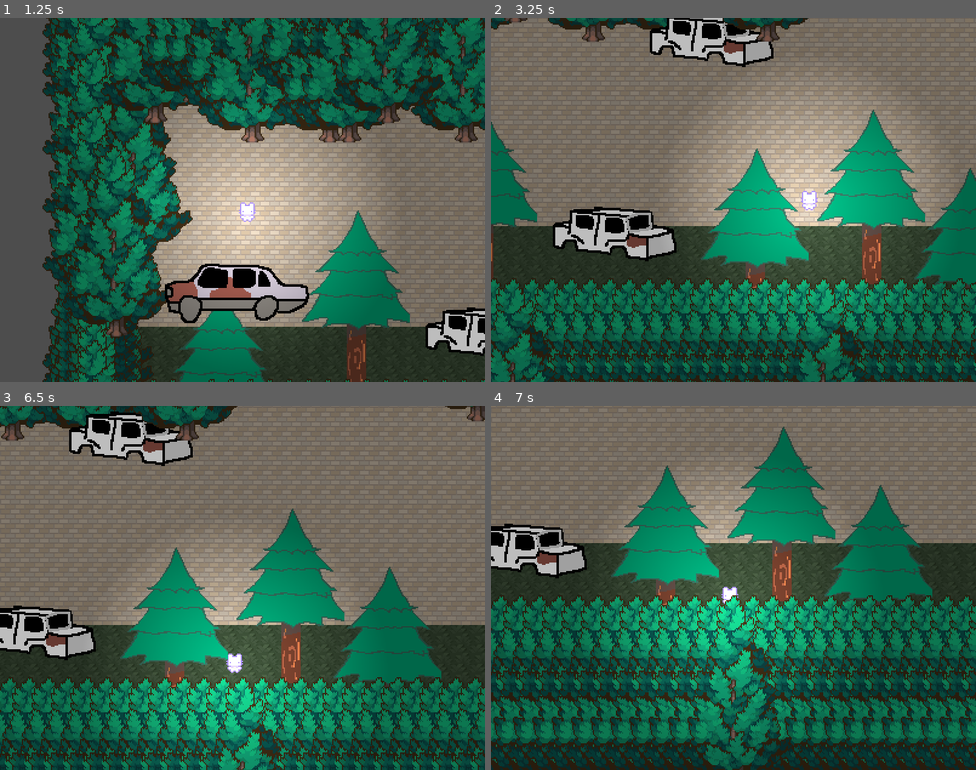
Above: before the commit, frames 1-4 (two rows, left to right).
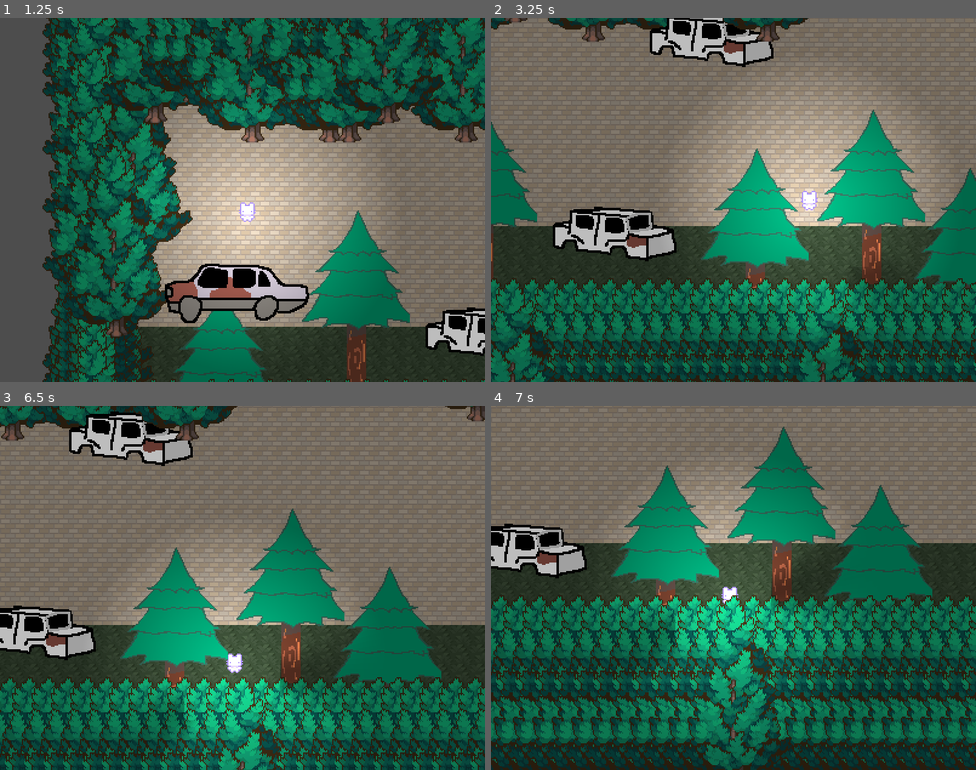
Above: after the commit, the same moments.

Repository: alezuuBytes/GITW-Game
Game: Godot game, scene res://Escenas/menu.tscn
The game is run twice, just before and just after one commit, with the same random seed, the same clock (stepped at 60 frames per second) and the same inputs.
Inputs:
- Up to frame 1 (1.25 s): click "JUGAR" at 0.5 s
- Up to frame 2 (3.25 s): hold D (right) 1.28-2.03 s; hold Shift (shift) 1.28-2.03 s; hold S (down) 2.03-2.78 s; tap Shift (shift) at 2.1 s; hold D (right) from 2.78 s (still down); hold Shift (shift) from 2.78 s (still down)
- Up to frame 3 (6.5 s): release D (right) at 3.53 s; release Shift (shift) at 3.53 s; hold W (up) 3.53-4.28 s; tap Shift (shift) at 3.6, 5.1 s; hold Shift (shift) 4.28-5.03 s; hold A (left) 4.28-5.78 s; hold S (down) from 5.78 s (still down); hold Shift (shift) from 5.78 s (still down)
- Up to frame 4 (7 s): release S (down) at 6.53 s; release Shift (shift) at 6.53 s; hold D (right) from 6.53 s (still down); tap Shift (shift) at 6.6 s

Frame 1 is identical in both runs. In frame 2, 0.3% of the frame differs, in the area x 56-84%, y 65-80%; in frame 3, 1.5%, in the area x 27-73%, y 67-94%; in frame 4, 1.5%.

Commit message:
avanzando un pokito

Diff:
--- a/Escenas/escena_principal.tscn
+++ b/Escenas/escena_principal.tscn
@@ -11,6 +11,8 @@
 [node name="Mapa_1" parent="." unique_id=874014371 instance=ExtResource("1_pboj7")]
 
 [node name="CanvasModulate" type="CanvasModulate" parent="Mapa_1" unique_id=1246098546]
+visible = false
+color = Color(0.10747976, 0.10747973, 0.10747973, 1)
 
 [node name="GregAlva" parent="." unique_id=138358149 instance=ExtResource("1_gcge2")]
 position = Vector2(130, 503)
@@ -23,6 +25,8 @@
 
 [node name="PointLight2D" type="PointLight2D" parent="GregAlva" unique_id=142041254]
 shadow_enabled = true
+shadow_filter = 2
+shadow_filter_smooth = 9.5
 texture = ExtResource("4_7xruv")
 
 [node name="enemigo_final" parent="." unique_id=1346721901 instance=ExtResource("3_s6hsl")]
--- a/images/Sprites/Mapa/Mapa.tres
+++ b/images/Sprites/Mapa/Mapa.tres
@@ -6,6 +6,9 @@
 [ext_resource type="Texture2D" uid="uid://c03m3ouxfj2ey" path="res://images/Sprites/Place Holders Assets/Pixel Crawler - Free Pack/Environment/Tilesets/Floors_Tiles.png" id="4_41d3b"]
 [ext_resource type="Texture2D" uid="uid://dea34jtfi0cpf" path="res://images/Sprites/Place Holders Assets/Pixel Crawler - Free Pack/Environment/Props/Static/Trees/Model_02/Size_05.png" id="5_qld82"]
 [ext_resource type="Texture2D" uid="uid://bu6fap0rikr73" path="res://images/Sprites/Place Holders Assets/Pixel Crawler - Free Pack/Environment/Tilesets/Dungeon_Tiles.png" id="6_qld82"]
+
+[sub_resource type="OccluderPolygon2D" id="OccluderPolygon2D_w2kh6"]
+polygon = PackedVector2Array(-4.9387817, 71.691925, -4.6201477, 57.672165, 12.267288, 57.034904, 12.0505295, 72.12335)
 
 [sub_resource type="TileSetAtlasSource" id="TileSetAtlasSource_7sqw7"]
 texture = ExtResource("1_6x552")
@@ -15,7 +18,10 @@
 2:0/0 = 0
 6:0/size_in_atlas = Vector2i(6, 9)
 6:0/0 = 0
+6:0/0/occlusion_layer_0/polygon_0/polygon = SubResource("OccluderPolygon2D_w2kh6")
 6:0/0/physics_layer_0/polygon_0/points = PackedVector2Array(-3.6642532, 58.309425, 12.267288, 57.9908, 12.267288, 72.01055, -3.9828873, 72.329185)
+6:0/0/physics_layer_0/polygon_0/one_way = true
+6:0/0/physics_layer_0/polygon_0/one_way_margin = 3.0
 0:8/size_in_atlas = Vector2i(4, 4)
 0:8/0 = 0
 4:1/size_in_atlas = Vector2i(2, 1)
--- a/project.godot
+++ b/project.godot
@@ -18,6 +18,7 @@
 
 window/size/viewport_width=800
 window/size/viewport_height=600
+window/size/always_on_top=true
 window/stretch/mode="canvas_items"
 
 [input]
--- a/scripts/enemigo_final.gd
+++ b/scripts/enemigo_final.gd
@@ -6,7 +6,6 @@
 @export var player : CharacterBody2D = null
 
 func _physics_process(delta: float) -> void:
-
 	if player != null:
 		velocity = velocity.lerp(global_position.direction_to(player.global_position) * speed,delta * accel)
 	if velocity.x > 0:
